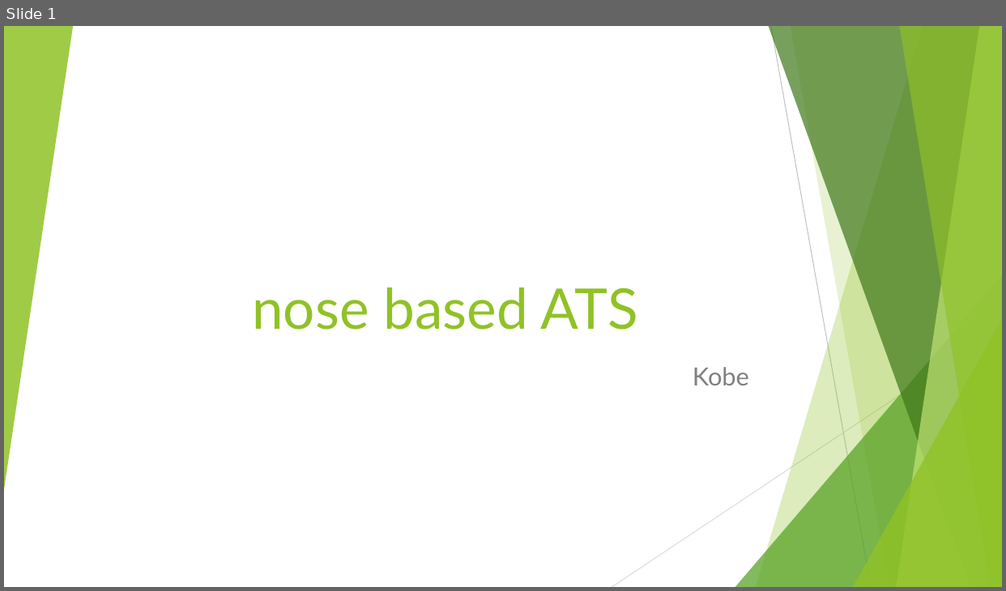
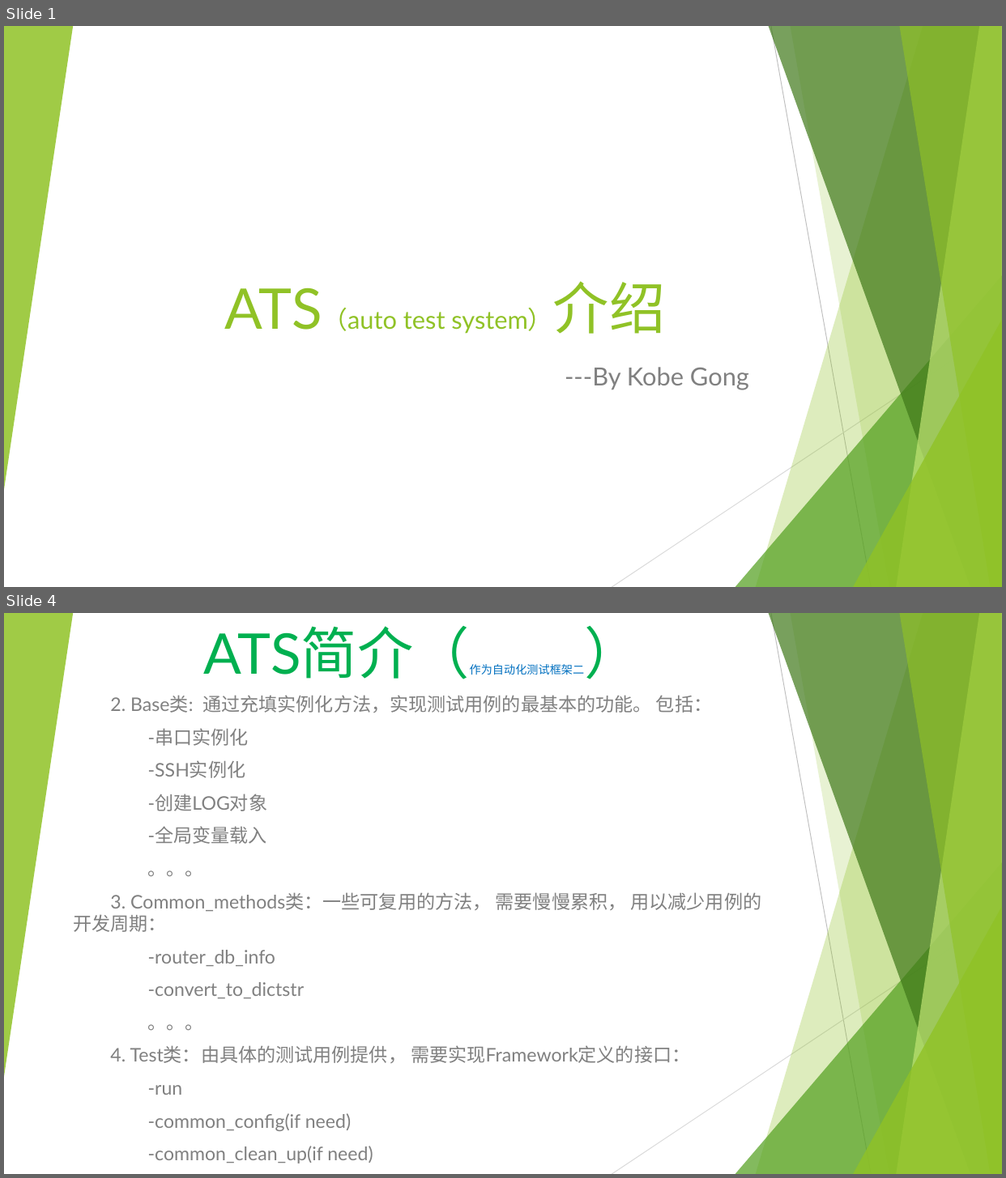
Before and after one commit to gx303841541/ATS, a slide deck: nose based ATS.pptx. Shown one above the other, each under a label of ours: slide 1 before the commit, slides 1 and 4 after it; the slides between them are not shown. The pictures are 1006x591 and 1006x1178 pixels, drawn with LibreOffice and Linux fonts; fonts in the diff are those of the drawing. Boxes give left, top, right and bottom in pixels: in the first picture for what was removed or moved away, otherwise in the second. Text is boxed around its words. In the diff, an @@ line names an element or a change of style, - is before the commit and + after.

```diff
--- a/nose based ATS.pptx
+++ b/nose based ATS.pptx
@@ slide 4 added at bbox=[4, 613, 1002, 1174], background #FFFFFF; not listed: 10 template elements that a slide beside it also shows @@
@@ title added at bbox=[203, 626, 584, 679], 11 pt, text #0070C0 @@
+ATS简介（作为自动化测试框架二）
@@ subtitle added at bbox=[73, 695, 762, 1164], 18 pt, text #808080 @@
+2. Base类: 通过充填实例化方法，实现测试用例的最基本的功能。 包括：
+-串口实例化
+-SSH实例化
+-创建LOG对象
+-全局变量载入
+。。。
+3. Common_methods类：一些可复用的方法， 需要慢慢累积， 用以减少用例的开发周期：
+-router_db_info
+-convert_to_dictstr
+。。。
+4. Test类：由具体的测试用例提供， 需要实现Framework定义的接口：
+-run
+-common_config(if need)
+-common_clean_up(if need)
@@ slide 1 changed as well @@
@@ title at bbox=[225, 281, 666, 334]: text changed; size 54 to 24 pt @@
-nose based ATS
+ATS（auto test system）介绍
@@ subtitle at bbox=[565, 367, 749, 390]: text changed @@
-Kobe
+---By Kobe Gong
```
Also in this commit, not shown: 2 other slides changed, 18 other slides added, 12 other files.
